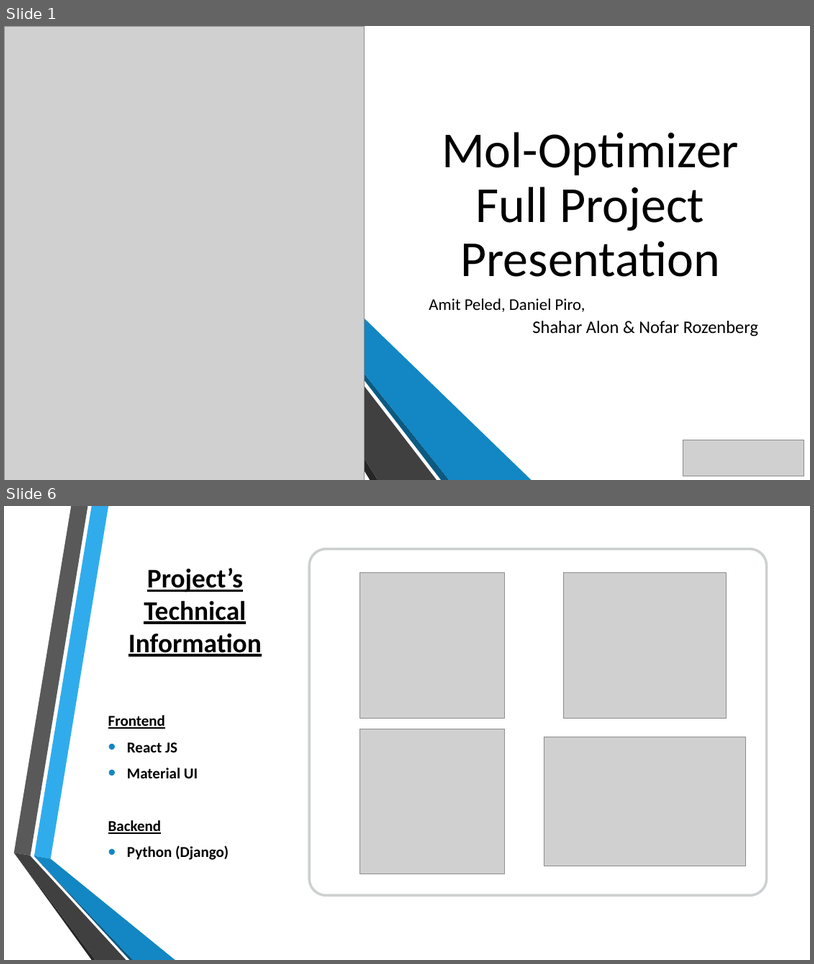
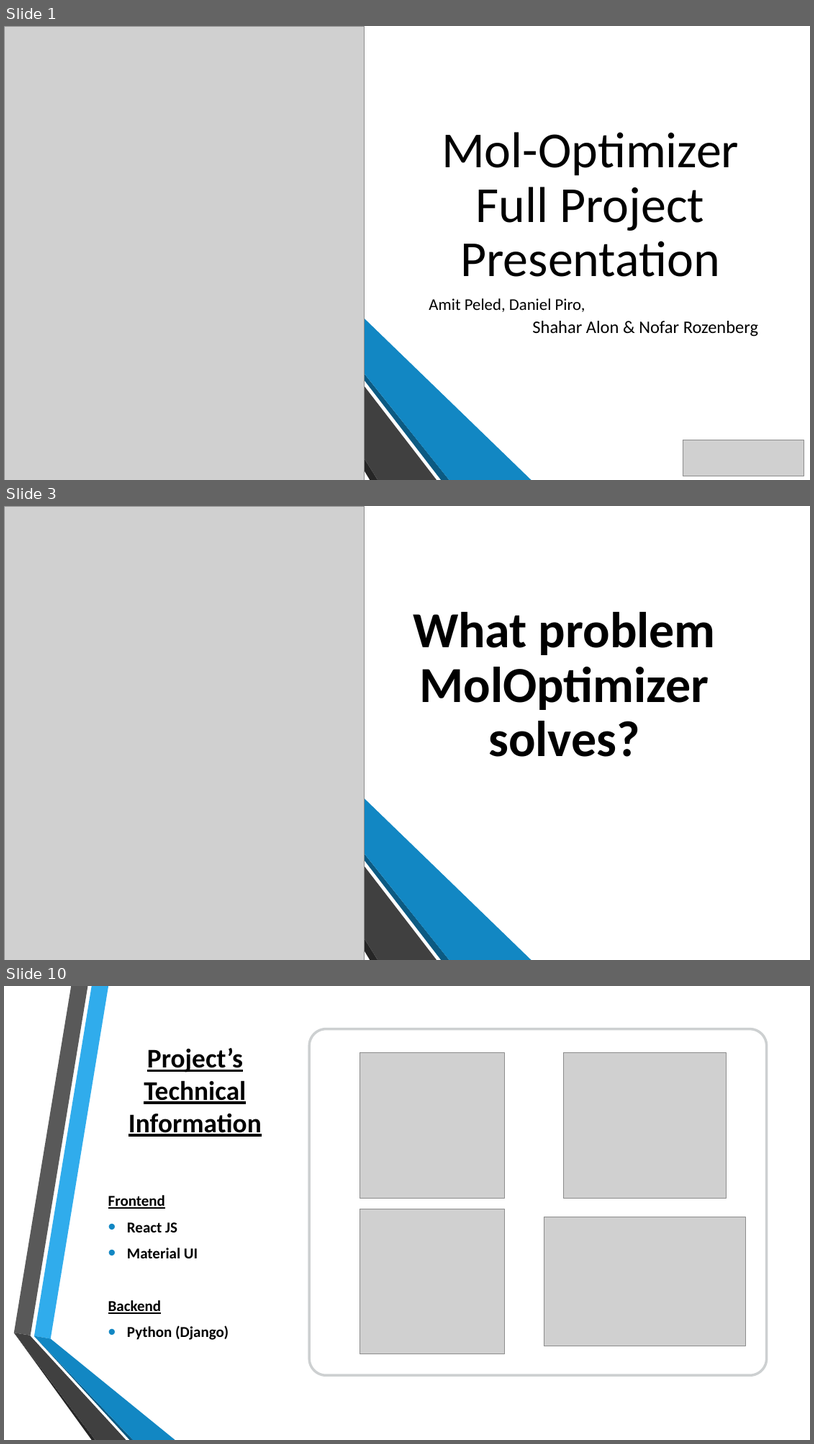
Before and after one commit to csbarak/MolOpt_Students_2023, a slide deck: Documents/Molopt - Full Project Presentation.pptx. Shown one above the other, each under a label of ours: slides 1 and 6 before the commit, slides 1, 3 and 10 after it; the slides between them are not shown. The pictures are 814x964 and 814x1444 pixels, drawn with LibreOffice and Linux fonts; fonts in the diff are those of the drawing; grey boxes stand for pictures; background and template pictures are left out. Boxes give left, top, right and bottom in pixels: in the first picture for what was removed or moved away, otherwise in the second. Text is boxed around its words. In the diff, an @@ line names an element or a change of style, - is before the commit and + after.

```diff
--- a/Documents/Molopt - Full Project Presentation.pptx
+++ b/Documents/Molopt - Full Project Presentation.pptx
@@ slide 3 added at [4, 506, 810, 960], background picture (left out); not listed: 6 template elements that a slide beside it also shows @@
@@ rectangle added at [4, 506, 810, 960], fill #FFFFFF @@
@@ picture added at [4, 506, 365, 960] @@
@@ title added at [413, 612, 716, 757], 60 pt, text #000000, bold @@
+What problem MolOptimizer solves?
@@ group added at [40, 506, 373, 960]: 6 freeform shapes @@
@@ group added at [200, 506, 532, 960]: 6 freeform shapes @@
@@ what was slide 6 is now slide 10 @@
```
Also in this commit, not shown: 8 slides changed, 4 other slides added.
